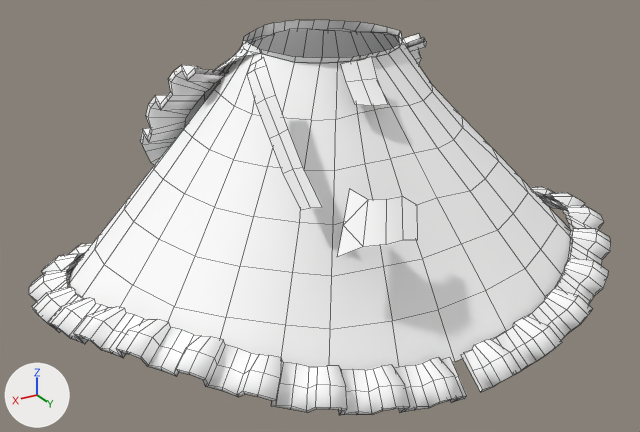
Before and after pictures for a commit that changed the Blender file Blender/Luna_Skirt.blend.
Rendered twice from a camera (50 mm lens) standing at (0.368, 0.569, 1.123) and looking at (0.012, -0.024, 0.826). Lighting does not change. The marker at lower left points along +X, +Y and +Z. The older version comes first. Mesh edges are drawn as thin lines.

Names of what the first picture shows: 'Luna._Skirt.001', 'Luna._Skirt.002', 'Luna._Skirt.003', 'Luna._Skirt.Out', 'Luna._Skirt.front', 'Luna._Skirt.front.pat', 'Luna._Skirt.front.pat.001'.
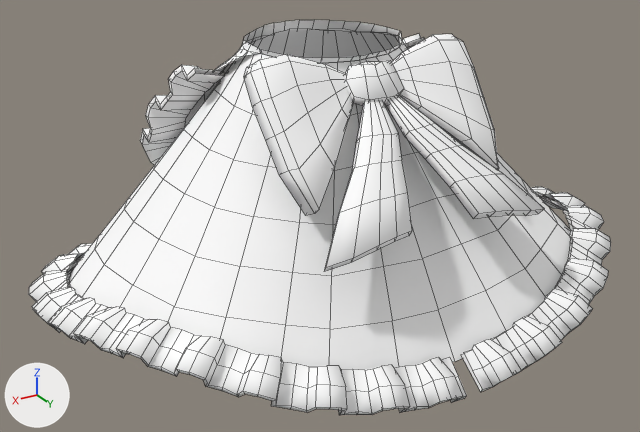
Commit message: 어레이 작업

What differs and where, as boxes [x1, y1, x2, y2] in the pictures (640 x 432 px):
'Luna._Skirt.Ribon', added
    after: [244, 34, 544, 272]
'Luna._Skirt.002', deleted
    before: [337, 189, 418, 257]
'Luna._Skirt.001', deleted
    before: [247, 58, 322, 210]
'Luna._Skirt.003', deleted
    before: [341, 57, 388, 106]

What changed in the scene script:
```text
Add me_h_002_1:
    me_h_002_1.from_pydata(...)  # 128 vertices, 114 faces; spans x -0.09..9.97, y 1.13..13.11, z 85.81..97.95
    me_h_002_1.polygons.foreach_set('use_smooth', [True] * 114)
    me_h_002_1.materials.append(mat_m_luna_001)  # white #ffffff
Remove ob_luna__skirt_001:
    ob_luna__skirt_001 = bpy.data.objects.new('Luna._Skirt.001', me_h_002)
    ob_luna__skirt_001.location = (0.0, 0.0, 0.0)
    ob_luna__skirt_001.scale = (0.01, 0.01, 0.01)
Remove ob_luna__skirt_002:
    ob_luna__skirt_002 = bpy.data.objects.new('Luna._Skirt.002', me_h_003)
    ob_luna__skirt_002.location = (0.0, 0.0, 0.0)
    ob_luna__skirt_002.scale = (0.01, 0.01, 0.01)
Remove ob_luna__skirt_003:
    ob_luna__skirt_003 = bpy.data.objects.new('Luna._Skirt.003', me_h_004)
    ob_luna__skirt_003.location = (0.0, 0.0, 0.0)
    ob_luna__skirt_003.scale = (0.01, 0.01, 0.01)
Add ob_luna__skirt_ribon:
    ob_luna__skirt_ribon = bpy.data.objects.new('Luna._Skirt.Ribon', me_h_002_1)
    ob_luna__skirt_ribon.location = (0.0, 0.0, 0.0)
    ob_luna__skirt_ribon.scale = (0.01, 0.01, 0.01)
    _m = ob_luna__skirt_ribon.modifiers.new('Mirror', 'MIRROR')
    _m.use_clip = True
```
